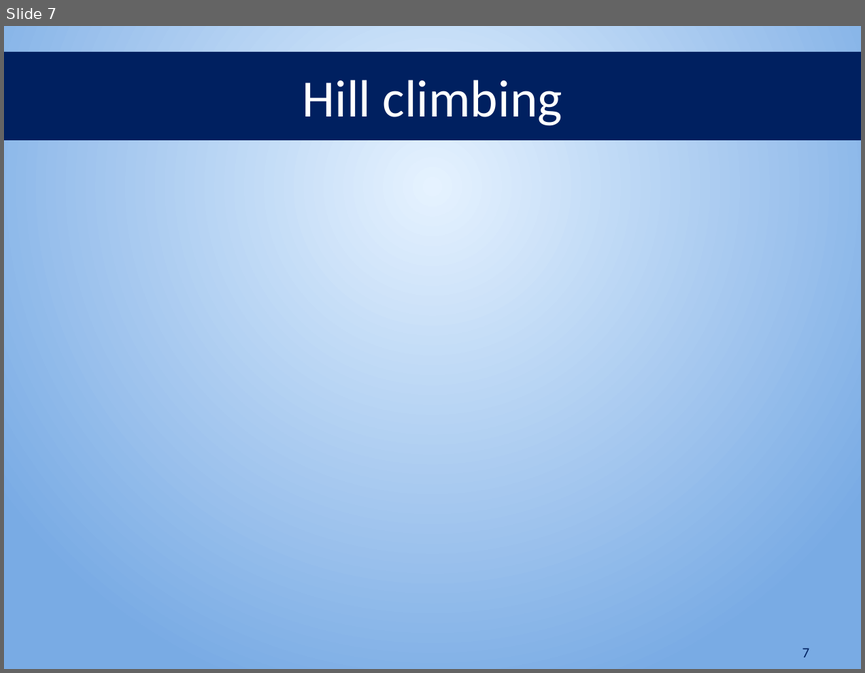
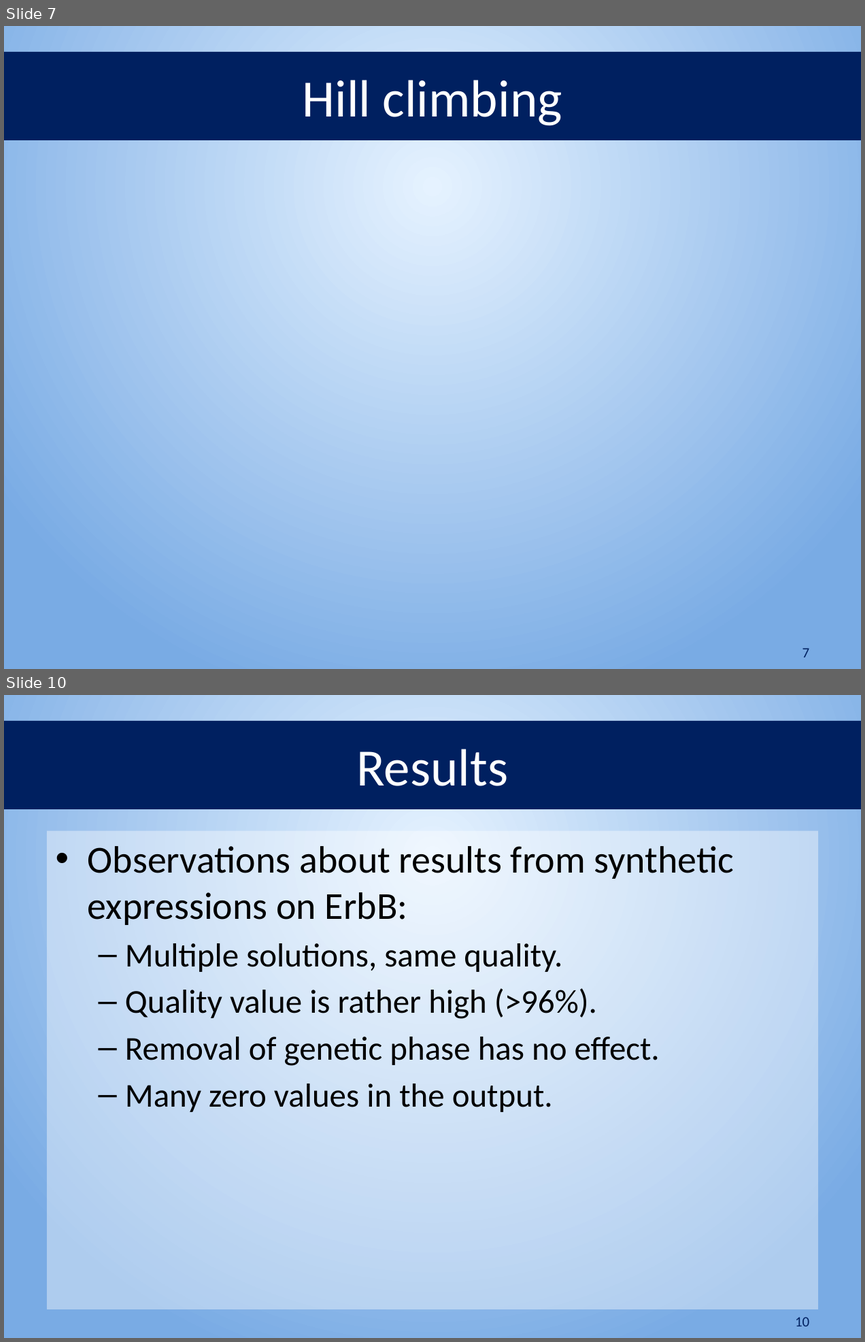
Before and after one commit to haitham/preach_prob, a slide deck: preach_prob.pptx. Shown one above the other, each under a label of ours: slide 7 before the commit, slides 7 and 10 after it; the slides between them are not shown. The pictures are 865x673 and 865x1342 pixels, drawn with LibreOffice and Linux fonts; fonts in the diff are those of the drawing; grey boxes stand for pictures. Boxes give left, top, right and bottom in pixels: in the first picture for what was removed or moved away, otherwise in the second. Text is boxed around its words. In the diff, an @@ line names an element or a change of style, - is before the commit and + after.

```diff
--- a/preach_prob.pptx
+++ b/preach_prob.pptx
@@ slide 10 added at [4,695,861,1338], background gradient #E5F2FF to #79ABE4 @@
@@ title added at [4,721,861,809], fill #002060, 44 pt, text #FFFFFF @@
+Results
@@ text added at [47,830,818,1308], fill #FFFFFF at 40% opacity, 28 pt, text #000000 @@
+• Observations about results from synthetic expressions on ErbB:
+  – Multiple solutions, same quality.
+  – Quality value is rather high (>96%).
+  – Removal of genetic phase has no effect.
+  – Many zero values in the output.
@@ page number added at [795,1317,809,1326], 12 pt, text #002060 @@
+10
```
Also in this commit, not shown: 3 other slides added, 8 other files.
